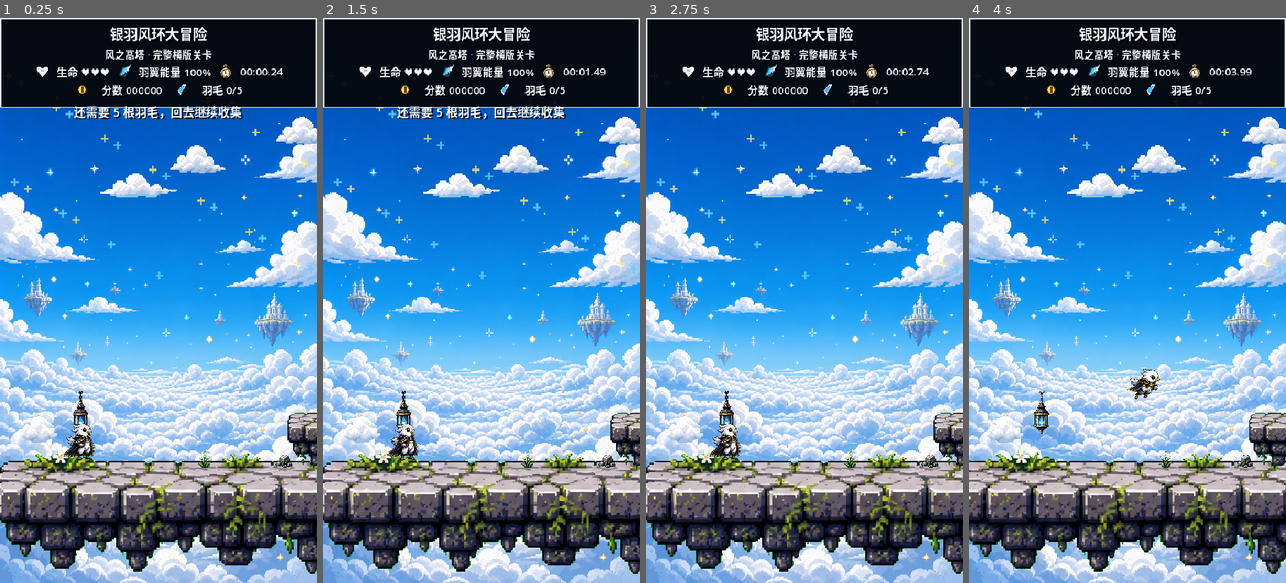
Above: before the commit, frames 1-4 (left to right).
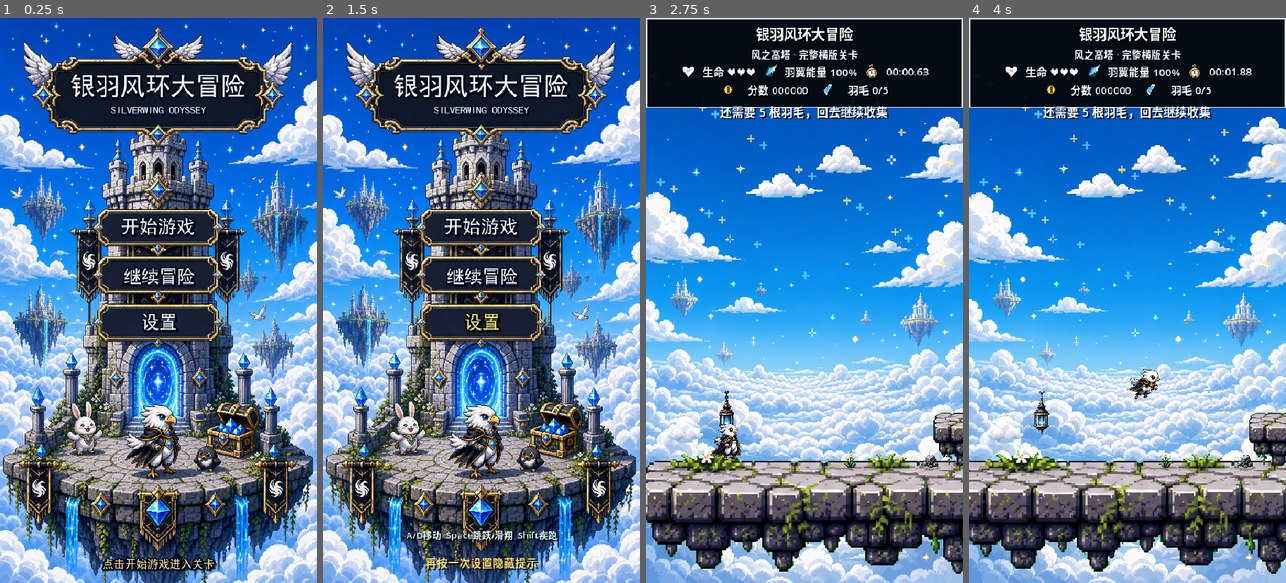
Above: after the commit, the same moments.

Repository: ETO-ze/yinyu-fenghuan-damaoxian
Game: Godot game, scene res://scenes/StartMenu.tscn
Two runs of this game, one before a commit and one after it. Both use one fixed random seed, a clock stepped at 60 frames per second and the inputs below. Before the commit the project starts from res://scenes/Main.tscn.
Inputs (mouse positions are in pixels of both pictures, inside the frame that each line leads up to):
- Up to frame 1 (0.25 s): no input
- Up to frame 2 (1.5 s): click (484, 272) at 0.52 s; click (484, 323) at 1.27 s
- Up to frame 3 (2.75 s): click (807, 227) at 2.02 s
- Up to frame 4 (4 s): tap Enter at 2.75 s; move the mouse to (1197, 272) at 2.77 s; hold S (crouch) 2.78-3.53 s; hold D (move_right) from 2.78 s (still down); tap W at 3.02, 3.77 s; move the mouse to (1064, 328) at 3.52 s; tap Shift (dash) at 3.6 s

The runs differ from the first frame. In frame 1, 84% of the frame differs, in the area x 0-100%, y 0-100%; in frame 2, 84%; in frame 3, 1.1%; in frame 4, 0.9%.

Commit message:
新增像素开始界面和截图文档

Diff:
--- a/project.godot
+++ b/project.godot
@@ -15,7 +15,7 @@
 [application]
 
 config/name="银羽风环大冒险 Demo"
-run/main_scene="res://scenes/Main.tscn"
+run/main_scene="res://scenes/StartMenu.tscn"
 config/features=PackedStringArray("4.7")
 
 [display]
--- /dev/null
+++ b/scenes/StartMenu.tscn
@@ -0,0 +1,121 @@
+[gd_scene format=3 uid="uid://dao8lq76sfhsi"]
+
+[ext_resource type="Script" uid="uid://brjm1cs75wsn4" path="res://scripts/StartMenu.gd" id="1_start_menu"]
+[ext_resource type="Texture2D" uid="uid://c1l1e5etsf4cm" path="res://assets/title/start_menu_background_v1.png" id="2_background"]
+[ext_resource type="Texture2D" uid="uid://cafgdxiw3k2f2" path="res://assets/title/text_title_zh_v1.png" id="3_title"]
+[ext_resource type="Texture2D" uid="uid://ceeihaoj3wosg" path="res://assets/title/text_subtitle_en_v1.png" id="4_subtitle"]
+[ext_resource type="Texture2D" uid="uid://leqn61nyhu1x" path="res://assets/title/text_button_start_v1.png" id="5_button_start"]
+[ext_resource type="Texture2D" uid="uid://cjdpkxas7fw4d" path="res://assets/title/text_button_continue_v1.png" id="6_button_continue"]
+[ext_resource type="Texture2D" uid="uid://cquy6cwcr7rh0" path="res://assets/title/text_button_settings_v1.png" id="7_button_settings"]
+[ext_resource type="Texture2D" uid="uid://di1dg373hr77u" path="res://assets/title/text_hint_click_start_v1.png" id="8_hint_click"]
+
+[node name="StartMenu" type="Control" unique_id=1465191512]
+layout_mode = 3
+anchors_preset = 15
+anchor_right = 1.0
+anchor_bottom = 1.0
+grow_horizontal = 2
+grow_vertical = 2
+script = ExtResource("1_start_menu")
+
+[node name="MenuCanvas" type="Control" parent="." unique_id=81661144]
+anchors_preset = 0
+offset_right = 480.0
+offset_bottom = 854.0
+mouse_filter = 2
+
+[node name="GeneratedPixelArtBackground" type="Sprite2D" parent="MenuCanvas" unique_id=1305069116]
+texture_filter = 1
+scale = Vector2(0.5, 0.5)
+texture = ExtResource("2_background")
+centered = false
+
+[node name="TextTitle" type="Sprite2D" parent="MenuCanvas" unique_id=1419474620]
+texture_filter = 1
+position = Vector2(44, 77)
+scale = Vector2(0.5, 0.5)
+texture = ExtResource("3_title")
+centered = false
+
+[node name="TextSubtitle" type="Sprite2D" parent="MenuCanvas" unique_id=1463651199]
+texture_filter = 1
+position = Vector2(105, 126)
+scale = Vector2(0.5, 0.5)
+texture = ExtResource("4_subtitle")
+centered = false
+
+[node name="TextButtonStart" type="Sprite2D" parent="MenuCanvas" unique_id=1509961474]
+texture_filter = 1
+position = Vector2(129, 296)
+scale = Vector2(0.5, 0.5)
+texture = ExtResource("5_button_start")
+centered = false
+
+[node name="TextButtonContinue" type="Sprite2D" parent="MenuCanvas" unique_id=1467438522]
+texture_filter = 1
+position = Vector2(131, 370)
+scale = Vector2(0.5, 0.5)
+texture = ExtResource("6_button_continue")
+centered = false
+
+[node name="TextButtonSettings" type="Sprite2D" parent="MenuCanvas" unique_id=1328901586]
+texture_filter = 1
+position = Vector2(131, 440)
+scale = Vector2(0.5, 0.5)
+texture = ExtResource("7_button_settings")
+centered = false
+
+[node name="ControlsLabel" type="Label" parent="MenuCanvas" unique_id=1039763612]
+visible = false
+layout_mode = 0
+offset_left = 50.0
+offset_top = 766.0
+offset_right = 430.0
+offset_bottom = 796.0
+text = "A/D移动  Space跳跃/滑翔  Shift疾跑"
+horizontal_alignment = 1
+vertical_alignment = 1
+
+[node name="TextHintClickStart" type="Sprite2D" parent="MenuCanvas" unique_id=1127207770]
+texture_filter = 1
+position = Vector2(95, 811)
+scale = Vector2(0.5, 0.5)
+texture = ExtResource("8_hint_click")
+centered = false
+
+[node name="HintStatusLabel" type="Label" parent="MenuCanvas" unique_id=1709175507]
+visible = false
+layout_mode = 0
+offset_left = 80.0
+offset_top = 807.0
+offset_right = 400.0
+offset_bottom = 839.0
+horizontal_alignment = 1
+vertical_alignment = 1
+
+[node name="StartButton" type="Button" parent="MenuCanvas" unique_id=40095660]
+layout_mode = 0
+offset_left = 124.0
+offset_top = 287.0
+offset_right = 364.0
+offset_bottom = 345.0
+focus_mode = 0
+mouse_default_cursor_shape = 2
+
+[node name="ContinueButton" type="Button" parent="MenuCanvas" unique_id=1724111165]
+layout_mode = 0
+offset_left = 125.0
+offset_top = 358.0
+offset_right = 365.0
+offset_bottom = 416.0
+focus_mode = 0
+mouse_default_cursor_shape = 2
+
+[node name="SettingsButton" type="Button" parent="MenuCanvas" unique_id=808365397]
+layout_mode = 0
+offset_left = 123.0
+offset_top = 432.0
+offset_right = 363.0
+offset_bottom = 490.0
+focus_mode = 0
+mouse_default_cursor_shape = 2
--- /dev/null
+++ b/scripts/StartMenu.gd
@@ -0,0 +1,106 @@
+extends Control
+
+const BASE_SIZE: Vector2 = Vector2(480.0, 854.0)
+const MAIN_SCENE_PATH := "res://scenes/Main.tscn"
+
+@onready var _canvas: Control = $MenuCanvas
+@onready var _start_button: Button = $MenuCanvas/StartButton
+@onready var _continue_button: Button = $MenuCanvas/ContinueButton
+@onready var _settings_button: Button = $MenuCanvas/SettingsButton
+@onready var _start_text: Sprite2D = $MenuCanvas/TextButtonStart
+@onready var _continue_text: Sprite2D = $MenuCanvas/TextButtonContinue
+@onready var _settings_text: Sprite2D = $MenuCanvas/TextButtonSettings
+@onready var _hint_sprite: Sprite2D = $MenuCanvas/TextHintClickStart
+@onready var _hint_label: Label = $MenuCanvas/HintStatusLabel
+@onready var _controls_label: Label = $MenuCanvas/ControlsLabel
+
+var _starting := false
+
+
+func _ready() -> void:
+	mouse_filter = Control.MOUSE_FILTER_STOP
+	_setup_labels()
+	_wire_button(_start_button, _start_text, Callable(self, "_start_game"))
+	_wire_button(_continue_button, _continue_text, Callable(self, "_show_no_save_message"))
+	_wire_button(_settings_button, _settings_text, Callable(self, "_toggle_controls"))
+	resized.connect(_layout_canvas)
+	_layout_canvas()
+
+
+func _layout_canvas() -> void:
+	var viewport_size: Vector2 = get_viewport_rect().size
+	var fit_scale: float = minf(viewport_size.x / BASE_SIZE.x, viewport_size.y / BASE_SIZE.y)
+	_canvas.scale = Vector2.ONE * fit_scale
+	_canvas.position = (viewport_size - BASE_SIZE * fit_scale) * 0.5
+
+
+func _setup_labels() -> void:
+	_controls_label.visible = false
+	_hint_label.visible = false
+	var labels: Array[Label] = [_controls_label, _hint_label]
+	for label in labels:
+		label.add_theme_font_size_override("font_size", 14 if label == _controls_label else 17)
+		label.add_theme_color_override("font_color", Color(0.9, 0.98, 1.0) if label == _controls_label else Color(1.0, 0.88, 0.42))
+		label.add_theme_color_override("font_outline_color", Color(0.02, 0.04, 0.09, 0.98))
+		label.add_theme_color_override("font_shadow_color", Color(0.0, 0.0, 0.0, 0.55))
+		label.add_theme_constant_override("outline_size", 1 if label == _controls_label else 2)
+		label.add_theme_constant_override("shadow_offset_x", 2)
+		label.add_theme_constant_override("shadow_offset_y", 2)
+
+
+func _wire_button(button: Button, text_sprite: Sprite2D, callback: Callable) -> void:
+	button.text = ""
+	button.focus_mode = Control.FOCUS_NONE
+	button.mouse_default_cursor_shape = Control.CURSOR_POINTING_HAND
+	_make_button_invisible(button)
+	button.pressed.connect(callback)
+	button.mouse_entered.connect(func() -> void:
+		text_sprite.modulate = Color(1.0, 0.92, 0.48)
+	)
+	button.mouse_exited.connect(func() -> void:
+		text_sprite.modulate = Color.WHITE
+	)
+
+
+func _make_button_invisible(button: Button) -> void:
+	var states: Array[String] = ["normal", "hover", "pressed", "disabled", "focus"]
+	for state in states:
+		var empty_style := StyleBoxFlat.new()
+		empty_style.bg_color = Color(0.0, 0.0, 0.0, 0.0)
+		button.add_theme_stylebox_override(state, empty_style)
+
+
+func _toggle_controls() -> void:
+	if _starting:
+		return
+
+	_controls_label.visible = not _controls_label.visible
+	_hint_sprite.visible = not _controls_label.visible
+	_hint_label.visible = _controls_label.visible
+	_hint_label.text = "再按一次设置隐藏提示" if _controls_label.visible else ""
+
+
+func _show_no_save_message() -> void:
+	if _starting:
+		return
+
+	_controls_label.visible = false
+	_hint_sprite.visible = false
+	_hint_label.visible = true
+	_hint_label.text = "暂无存档，请点击开始游戏"
+
+
+func _start_game() -> void:
+	if _starting:
+		return
+
+	_starting = true
+	_hint_sprite.visible = false
+	_hint_label.visible = true
+	_hint_label.text = "正在进入风之高塔..."
+
+	var err: Error = get_tree().change_scene_to_file(MAIN_SCENE_PATH)
+	if err != OK:
+		_starting = false
+		_hint_label.text = "关卡加载失败，请检查 Main.tscn"
+		push_error("StartMenu failed to load %s, error %s" % [MAIN_SCENE_PATH, err])
Binary file added: assets/title/start_menu_background_v1.png
Not shown, added: assets/title/start_menu_background_v1.png.import
Binary file added: assets/title/text_button_continue_v1.png
Not shown, added: assets/title/text_button_continue_v1.png.import
Binary file added: assets/title/text_button_settings_v1.png
Not shown, added: assets/title/text_button_settings_v1.png.import
Binary file added: assets/title/text_button_start_v1.png
Not shown, added: assets/title/text_button_start_v1.png.import
Binary file added: assets/title/text_hint_click_start_v1.png
Not shown, added: assets/title/text_hint_click_start_v1.png.import
Binary file added: assets/title/text_subtitle_en_v1.png
Not shown, added: assets/title/text_subtitle_en_v1.png.import
(and 26 more such lines)
